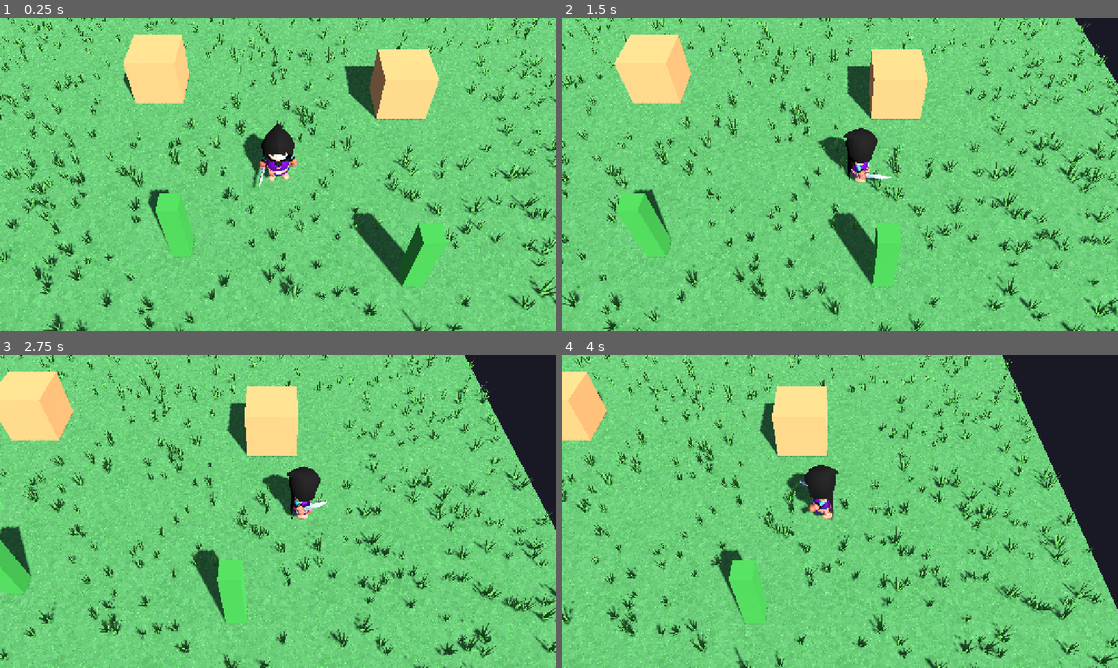
Above: before the commit, frames 1-4 (two rows, left to right).
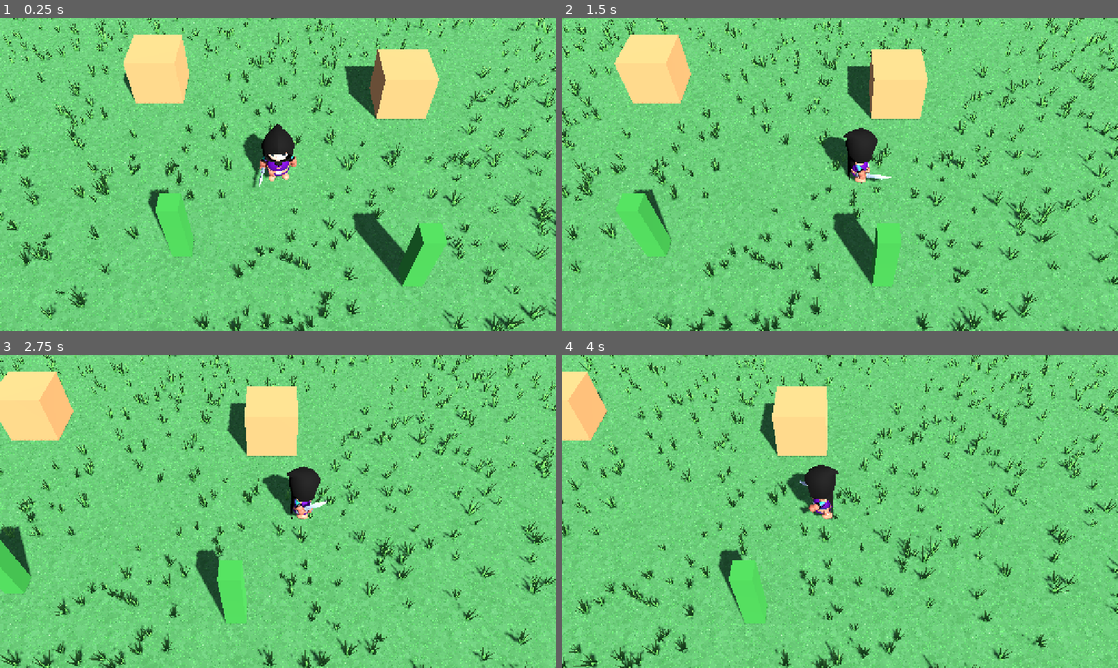
Above: after the commit, the same moments.

Repository: OuterHeavenX/godot-2.5D-rpg
Game: Godot game, scene res://src/world/main.tscn
Two runs of this game, one before a commit and one after it. Both use one fixed random seed, a clock stepped at 60 frames per second and the inputs below.
Inputs (mouse positions are in pixels of both pictures, inside the frame that each line leads up to):
- Up to frame 1 (0.25 s): no input
- Up to frame 2 (1.5 s): move the mouse to (962, 158) at 0.52 s; hold D (move_right) 0.53-1.25 s; click (962, 158) at 0.67 s; drag from (728, 190) to (812, 237) at 1.27 s
- Up to frame 3 (2.75 s): move the mouse to (333, 442) at 2.02 s; hold D (move_right) from 2.03 s (still down)
- Up to frame 4 (4 s): release D (move_right) at 2.75 s; drag from (812, 574) to (673, 464) at 2.77 s; move the mouse to (1006, 558) at 3.52 s; hold A (move_left) from 3.53 s (still down)

The runs differ from the first frame. In frame 1, 15% of the frame differs, in the area x 0-100%, y 0-100%; in frame 2, 15%; in frame 3, 18%; in frame 4, 22%.

Commit message:
4x larger grounds (60x60) with KayKit gray stone perimeter walls

Diff:
--- a/src/world/grass_field.gd
+++ b/src/world/grass_field.gd
@@ -3,8 +3,8 @@
 ## with per-instance wind phase for natural sway.
 
 const WIND_SHADER := preload("res://src/world/grass_wind.gdshader")
-const TUFT_COUNT := 900
-const GROUND_SIZE := 30.0
+const TUFT_COUNT := 3600
+const GROUND_SIZE := 60.0
 # Keep tufts out of these spots (x, z, radius): houses, trees, player spawn.
 const CLEARINGS := [
 	[-5.0, -5.0, 2.8], [5.0, -4.0, 2.8],
--- a/src/world/main.tscn
+++ b/src/world/main.tscn
@@ -5,6 +5,7 @@
 [ext_resource type="PackedScene" path="res://src/ui/touch_controls.tscn" id="3_touch"]
 [ext_resource type="Script" path="res://src/world/grass_field.gd" id="4_grassfield"]
 [ext_resource type="Texture2D" path="res://src/world/grass_ground.png" id="5_grasstex"]
+[ext_resource type="Script" path="res://src/world/stone_walls.gd" id="6_stonewalls"]
 
 [sub_resource type="Environment" id="Environment_main"]
 background_mode = 1
@@ -15,16 +16,16 @@
 tonemap_mode = 2
 
 [sub_resource type="PlaneMesh" id="PlaneMesh_ground"]
-size = Vector2(30, 30)
+size = Vector2(60, 60)
 
 [sub_resource type="StandardMaterial3D" id="StandardMaterial3D_ground"]
 albedo_color = Color(1, 1, 1, 1)
 albedo_texture = ExtResource("5_grasstex")
-uv1_scale = Vector3(12, 12, 12)
+uv1_scale = Vector3(24, 24, 24)
 roughness = 0.95
 
 [sub_resource type="BoxShape3D" id="BoxShape3D_ground"]
-size = Vector3(30, 1, 30)
+size = Vector3(60, 1, 60)
 
 [sub_resource type="BoxMesh" id="BoxMesh_house"]
 size = Vector3(2, 2, 2)
@@ -100,3 +101,6 @@
 
 [node name="GrassField" type="MultiMeshInstance3D" parent="."]
 script = ExtResource("4_grassfield")
+
+[node name="StoneWalls" type="Node3D" parent="."]
+script = ExtResource("6_stonewalls")
--- /dev/null
+++ b/src/world/stone_walls.gd
@@ -0,0 +1,117 @@
+extends Node3D
+## Gray stone perimeter wall around the grounds, built from authentic
+## KayKit medieval wall segments. Adds collision so the player stays inside.
+
+const WALL_PATH := "res://src/world/walls/wall_straight.gltf"
+const HALF := 30.0          # ground is 60x60, walls sit on the edge
+const SEG_LEN := 2.0        # KayKit wall_straight is 2m long
+const WALL_H := 1.1
+
+func _ready() -> void:
+	var wall_mesh := _extract_wall_mesh()
+	if wall_mesh == null:
+		push_error("stone_walls: could not extract mesh from wall_straight.gltf")
+		return
+	_build_wall_ring(wall_mesh)
+	_build_corner_pillars()
+	_build_collision()
+
+func _extract_wall_mesh() -> Mesh:
+	var packed := load(WALL_PATH) as PackedScene
+	if packed == null:
+		return null
+	var inst := packed.instantiate()
+	var mi := _find_mesh_instance(inst)
+	if mi == null:
+		inst.queue_free()
+		return null
+	var mesh := mi.mesh
+	# keep the node alive via the mesh reference; free the temp instance
+	inst.queue_free()
+	return mesh
+
+func _find_mesh_instance(n: Node) -> MeshInstance3D:
+	if n is MeshInstance3D and (n as MeshInstance3D).mesh != null:
+		return n as MeshInstance3D
+	for ch in n.get_children():
+		var found := _find_mesh_instance(ch)
+		if found != null:
+			return found
+	return null
+
+func _build_wall_ring(wall_mesh: Mesh) -> void:
+	var per_side := int(HALF * 2.0 / SEG_LEN)  # 30
+	var mm := MultiMesh.new()
+	mm.transform_format = MultiMesh.TRANSFORM_3D
+	mm.mesh = wall_mesh
+	mm.instance_count = per_side * 4
+	var i := 0
+	for s in range(per_side):
+		var d := -HALF + SEG_LEN * 0.5 + float(s) * SEG_LEN
+		# north (z=-HALF) and south (z=+HALF): walls run along X
+		mm.set_instance_transform(i, Transform3D(Basis(), Vector3(d, 0, -HALF)))
+		i += 1
+		mm.set_instance_transform(i, Transform3D(Basis(), Vector3(d, 0, HALF)))
+		i += 1
+		# east (x=+HALF) and west (x=-HALF): walls run along Z
+		var rot := Basis(Vector3.UP, PI * 0.5)
+		mm.set_instance_transform(i, Transform3D(rot, Vector3(HALF, 0, d)))
+		i += 1
+		mm.set_instance_transform(i, Transform3D(rot, Vector3(-HALF, 0, d)))
+		i += 1
+	var mmi := MultiMeshInstance3D.new()
+	mmi.multimesh = mm
+	mmi.name = "WallRing"
+	add_child(mmi)
+
+func _build_corner_pillars() -> void:
+	var pillar_mesh := BoxMesh.new()
+	pillar_mesh.size = Vector3(1.3, WALL_H + 0.7, 1.3)
+	var stone_mat := StandardMaterial3D.new()
+	stone_mat.albedo_color = Color(0.52, 0.53, 0.56)
+	stone_mat.roughness = 0.9
+	pillar_mesh.material = stone_mat
+	var cap_mesh := BoxMesh.new()
+	cap_mesh.size = Vector3(1.6, 0.25, 1.6)
+	cap_mesh.material = stone_mat
+	var mm := MultiMesh.new()
+	mm.transform_format = MultiMesh.TRANSFORM_3D
+	mm.mesh = pillar_mesh
+	mm.instance_count = 4
+	var cap_mm := MultiMesh.new()
+	cap_mm.transform_format = MultiMesh.TRANSFORM_3D
+	cap_mm.mesh = cap_mesh
+	cap_mm.instance_count = 4
+	var k := 0
+	for sx in [-1.0, 1.0]:
+		for sz in [-1.0, 1.0]:
+			var base := Vector3(sx * HALF, 0, sz * HALF)
+			mm.set_instance_transform(k, Transform3D(Basis(), base + Vector3(0, (WALL_H + 0.7) * 0.5, 0)))
+			cap_mm.set_instance_transform(k, Transform3D(Basis(), base + Vector3(0, WALL_H + 0.7 + 0.125, 0)))
+			k += 1
+	var pillars := MultiMeshInstance3D.new()
+	pillars.multimesh = mm
+	pillars.name = "CornerPillars"
+	add_child(pillars)
+	var caps := MultiMeshInstance3D.new()
+	caps.multimesh = cap_mm
+	caps.name = "PillarCaps"
+	add_child(caps)
+
+func _build_collision() -> void:
+	var body := StaticBody3D.new()
+	body.name = "WallCollision"
+	for side in range(4):
+		var cs := CollisionShape3D.new()
+		var box := BoxShape3D.new()
+		if side < 2:
+			var z := -HALF if side == 0 else HALF
+			box.size = Vector3(HALF * 2.0 + 2.0, 3.0, 1.2)
+			cs.position = Vector3(0, 1.5, z)
+		else:
+			var x := -HALF if side == 2 else HALF
+			box.size = Vector3(1.2, 3.0, HALF * 2.0 + 2.0)
+			cs.position = Vector3(x, 1.5, 0)
+		cs.shape = box
+		body.add_child(cs)
+	add_child(body)
Not shown, added: src/world/stone_walls.gd.uid
Binary file added: src/world/walls/hexagons_medieval.png
Not shown, added: src/world/walls/hexagons_medieval.png.import
Binary file added: src/world/walls/wall_straight.bin
Not shown, added: src/world/walls/wall_straight.gltf
Not shown, added: src/world/walls/wall_straight.gltf.import
Not shown, added: tools/validate_walls.gd.uid
Not shown, changed: docs/index.html
Not shown, changed: docs/index.pck
